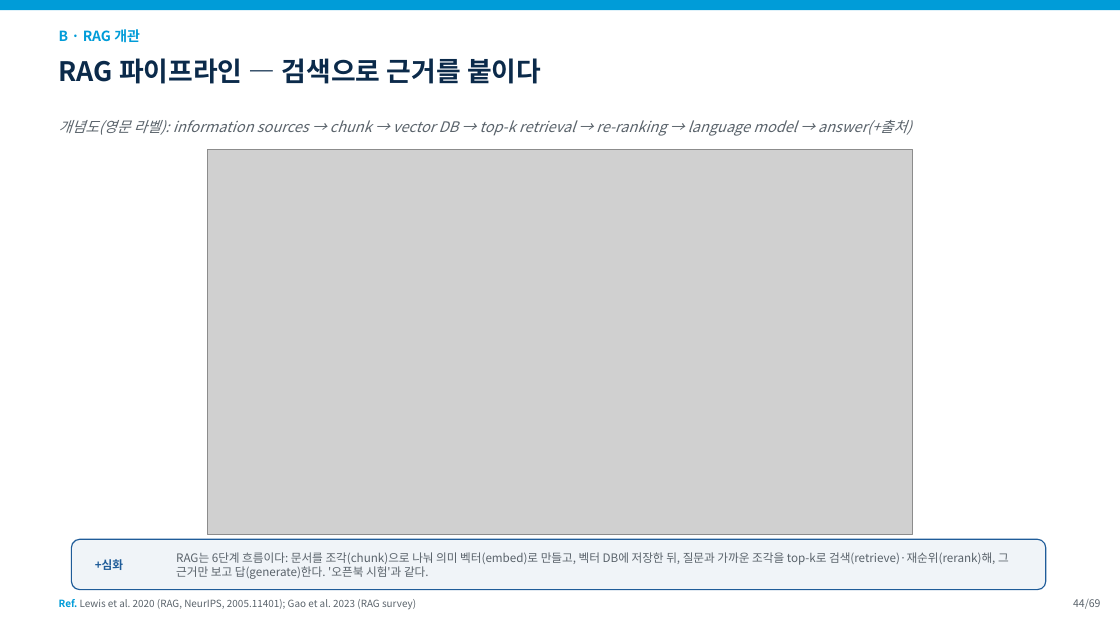
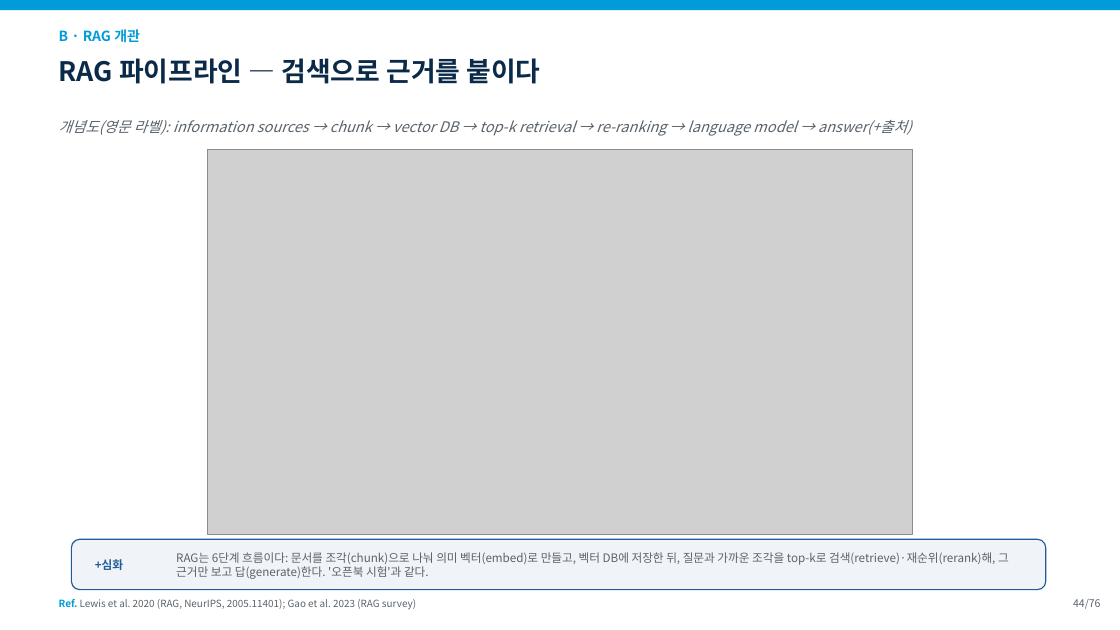
Before and after one commit to fourmodern/2025_aidrugdiscovery, a slide deck: slide 44 of 20260905/slides/0912_2교시.pptx. Drawn at 1120x630 pixels with LibreOffice and Linux fonts; fonts in the diff are those of the drawing; grey boxes stand for pictures. Boxes give left, top, right and bottom in pixels: in the first picture for what was removed or moved away, otherwise in the second. Text is boxed around its words. In the diff, an @@ line names an element or a change of style, - is before the commit and + after.

```diff
--- a/20260905/slides/0912_2교시.pptx
+++ b/20260905/slides/0912_2교시.pptx
@@ text at <box>1073,599,1100,609</box>: text changed @@
-44/69
+44/76
```
Also in this commit, not shown: 62 other slides changed, 7 slides added, 10 other files.
